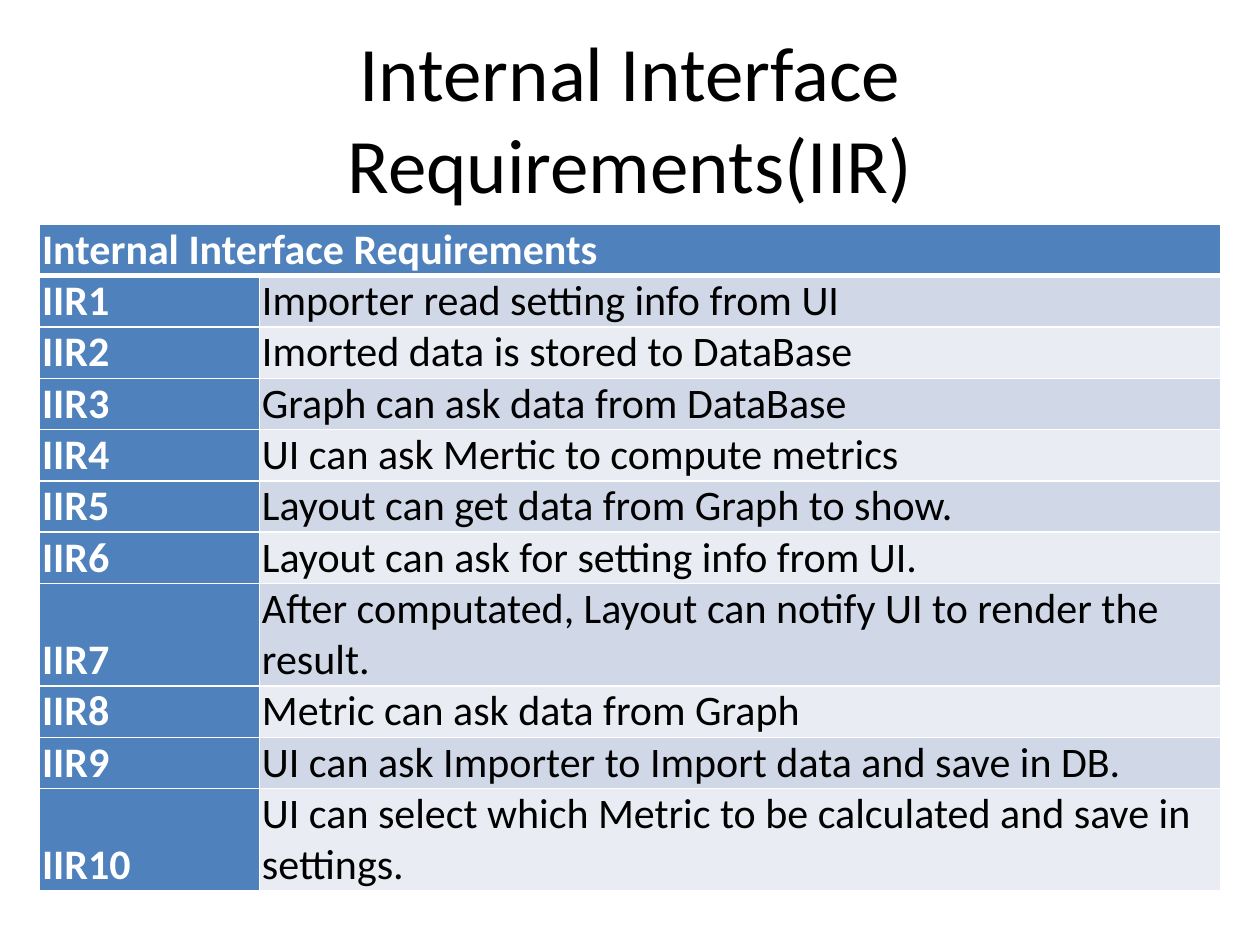
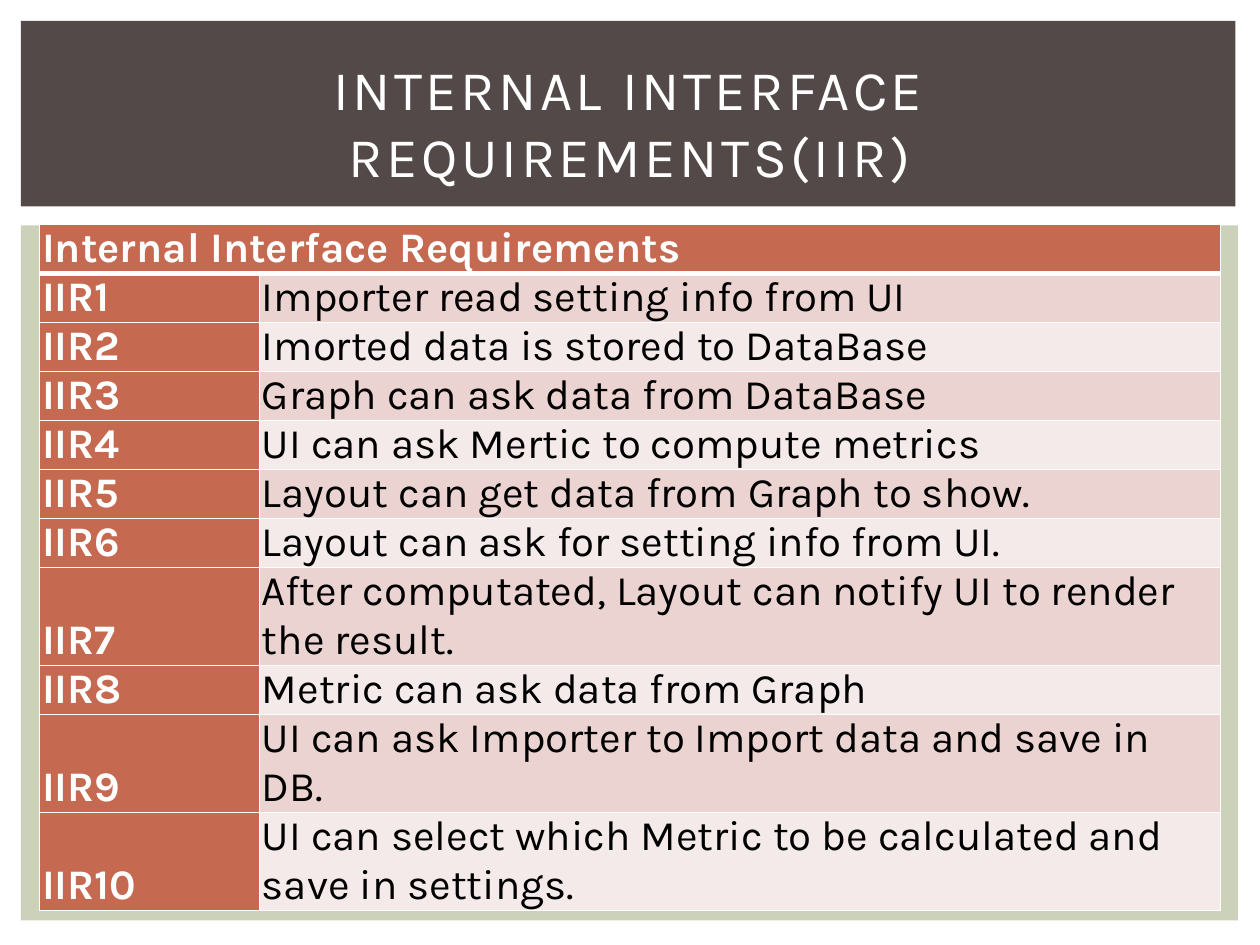
Before and after one commit to 2014-sed-team3/term-project, a slide deck: slide 9 of project/report/report.pptx. Drawn at 1260x945 pixels with LibreOffice and Linux fonts; fonts in the diff are those of the drawing. Boxes give left, top, right and bottom in pixels: in the first picture for what was removed or moved away, otherwise in the second. Text is boxed around its words. In the diff, an @@ line names an element or a change of style, - is before the commit and + after.

Commit message:
Modified report. Still need fixing on class-diagram and requirements

```diff
--- a/project/report/report.pptx
+++ b/project/report/report.pptx
@@ rectangle added at (21, 21, 1236, 207), fill #534949 @@
@@ title at (333, 74, 922, 187): text changed; size 44 to 32 pt; font Calibri to Karla; text colour #000000 to #FFFFFF @@
-Internal Interface Requirements(IIR)
+INTERNAL INTERFACE REQUIREMENTS(IIR)
@@ rectangle added at (21, 226, 1239, 921), fill #CCD1B9 @@
@@ table at (39, 224, 1221, 915) @@
@@ fill #4F81BD to #C66951 in 11 cells @@
@@ fill #D0D8E8 to #EAD4D0 in 5 cells @@
@@ fill #E9EDF4 to #F5EBE9 in 5 cells @@
@@ font Calibri to Karla @@
```
Also in this commit, not shown: 26 other slides changed, 2 slides added, 2 slides removed, 1 other file.
